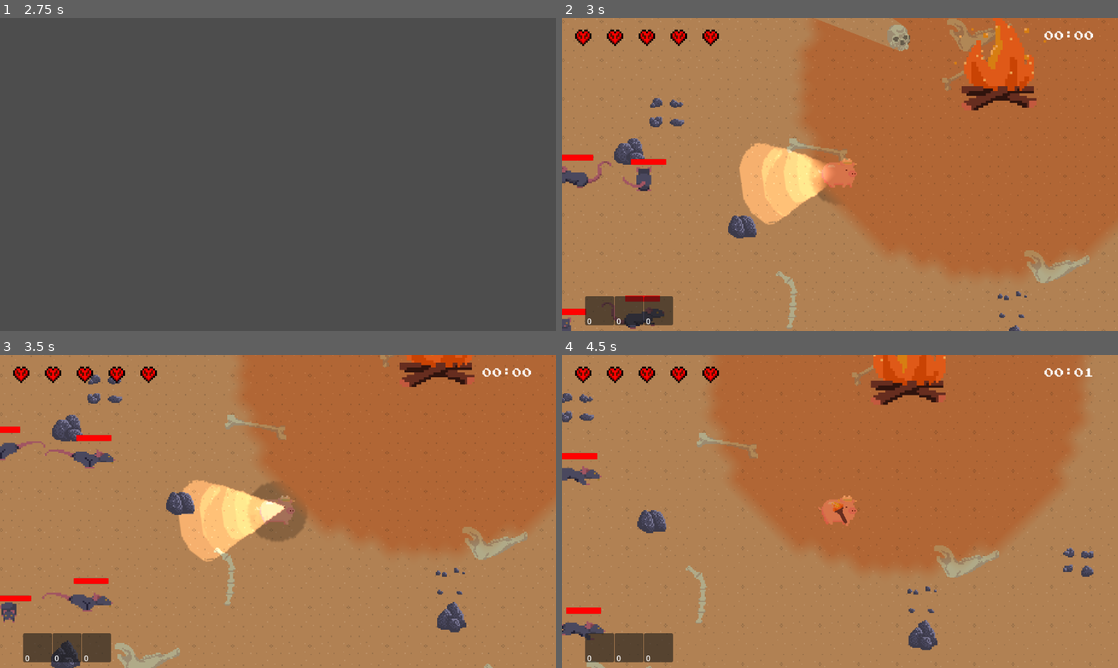
Above: before the commit, frames 1-4 (two rows, left to right).
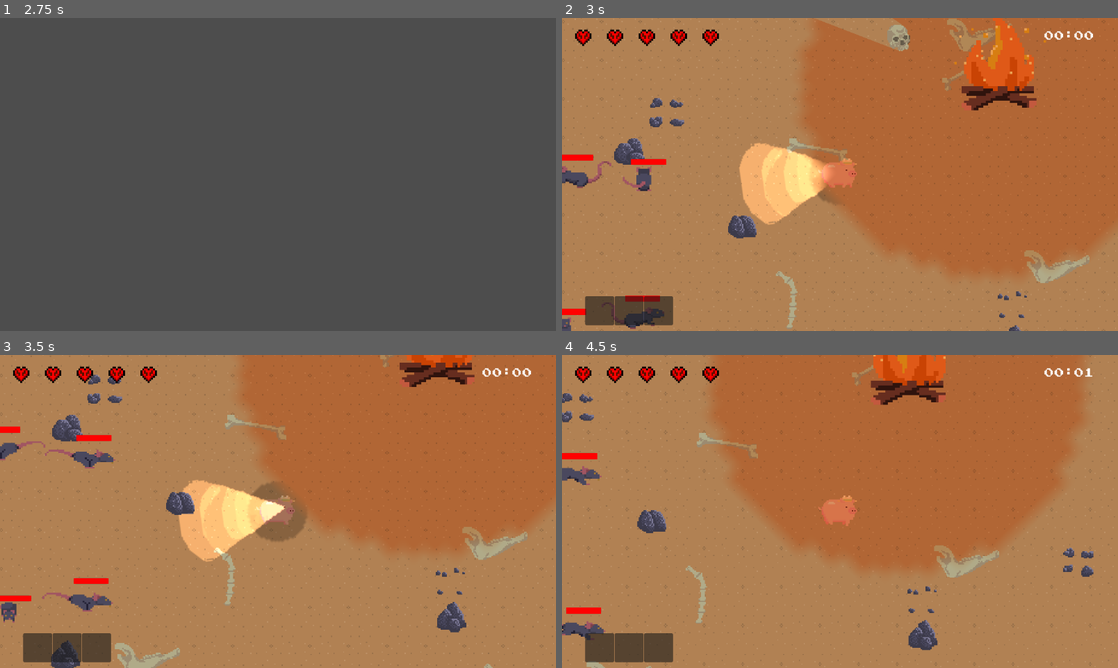
Above: after the commit, the same moments.

Repository: JasonLee4/MaizeRunnerGame
Game: Godot game, scene res://scenes/menus/main_menu.tscn
The game is run twice, just before and just after one commit, with the same random seed, the same clock (stepped at 60 frames per second) and the same inputs.
Inputs (mouse positions are in pixels of both pictures, inside the frame that each line leads up to):
- Up to frame 1 (2.75 s): click "Start" at 0.5 s; click "Main Level" at 1.25 s; tap Enter at 2 s; move the mouse to (400, 158) at 2.02 s; hold D (right) from 2.03 s (still down); hold F (advance_dialogue) from 2.03 s (still down)
- Up to frame 2 (3 s): tap Space (dash) at 2.75, 2.85 s; move the mouse to (728, 190) at 2.77 s; release D (right) at 2.78 s; release F (advance_dialogue) at 2.78 s; hold S (down) from 2.78 s (still down)
- Up to frame 3 (3.5 s): keep holding S (down)
- Up to frame 4 (4.5 s): move the mouse to (895, 442) at 3.52 s; release S (down) at 3.53 s; hold D (right) 3.53-4.28 s; hold Right mouse button (punch) 3.53-4.28 s; move the mouse to (812, 574) at 4.27 s; hold W (up) from 4.28 s (still down); tap Mouse wheel down (scroll_down) at 4.35 s

Frame 1 is identical in both runs. In frame 2, less than 0.1% of the frame differs, in the area x 4-16%, y 96-98%; in frame 3, less than 0.1%; in frame 4, 0.1%, in the area x 4-52%, y 46-98%.
Error before the commit: Invalid access of index '1' on a base object of type: 'Array[Inventory_Slot]'. (res://scenes/characters/pig.gd:203)

Commit message:
fixing empty inventory bug when starting game

Diff:
--- a/globals/globals.gd
+++ b/globals/globals.gd
@@ -22,7 +22,7 @@
 signal inv_update
 
 var inv_size = 3
-var inv = Inventory.new():
+var inv :
 	get:
 		return inv
 	set(value):
@@ -30,8 +30,9 @@
 		#value.slots.fill(Inventory_Slot.new())
 		for sl in inv_size:
 			value.slots.append(Inventory_Slot.new())
+		print(value)
+		inv = value
 
-		inv = value
 
 
 ### Game/Level Stats ###
--- a/scenes/ui/hot_bar.gd
+++ b/scenes/ui/hot_bar.gd
@@ -6,7 +6,7 @@
 func _ready():
 	#print("connection to update")
 	#inventory.update.connect(update_slots)
-
+	Globals.inv = Inventory.new()
 	update_slots()
 	open()
 
